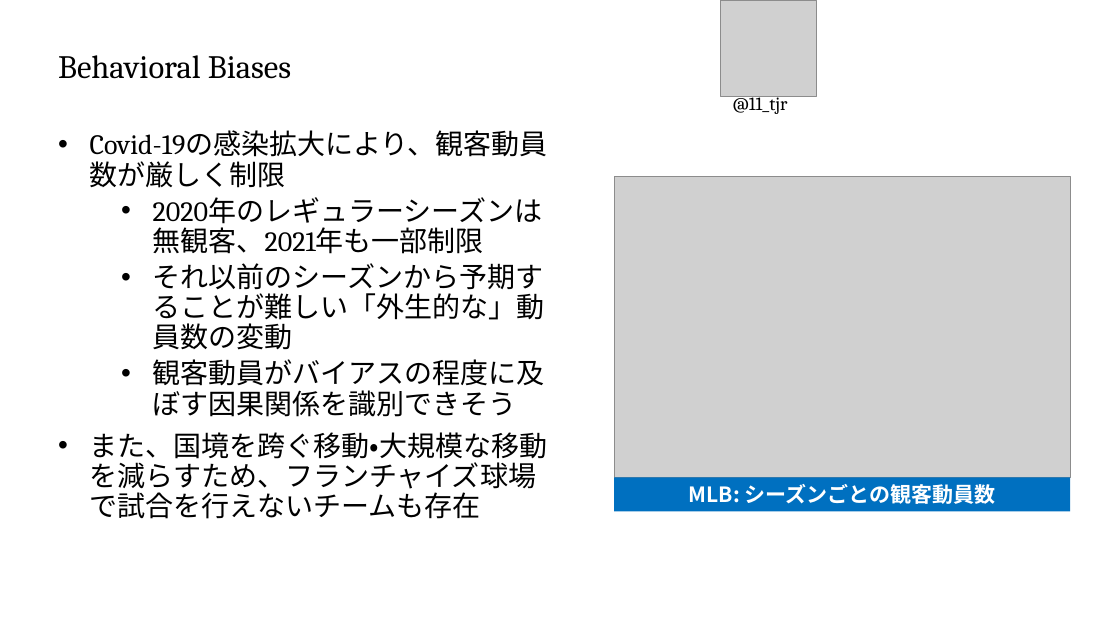
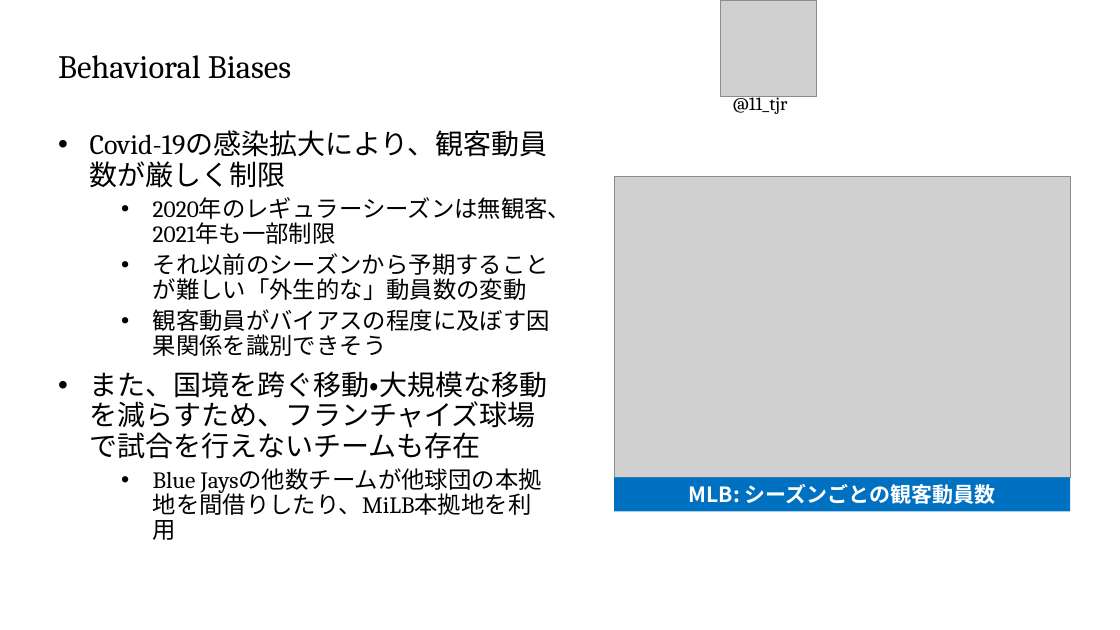
Before and after one commit to T-Reio/ballgame_analysis, a slide deck: slide 7 of slides/spoana13.pptx. Drawn at 1120x630 pixels with LibreOffice and Linux fonts; fonts in the diff are those of the drawing; grey boxes stand for pictures; background and template pictures are left out. Boxes give left, top, right and bottom in pixels: in the first picture for what was removed or moved away, otherwise in the second. Text is boxed around its words. In the diff, an @@ line names an element or a change of style, - is before the commit and + after.

```diff
--- a/slides/spoana13.pptx
+++ b/slides/spoana13.pptx
@@ text at (153, 197, 572, 356): size 24 to 20 pt in "2020年のレギュラーシーズンは無観客、2021年も一部制限", "それ以前のシーズンから予期することが難しい「外生的な」動員数の変動", "観客動員がバイアスの程度に及ぼす因果関係を識別できそう" @@
@@ text at (153, 471, 532, 515): paragraph added @@
+  • Blue Jaysの他数チームが他球団の本拠地を間借りしたり、MiLB本拠地を利用
```
Also in this commit, not shown: 7 other slides changed.
